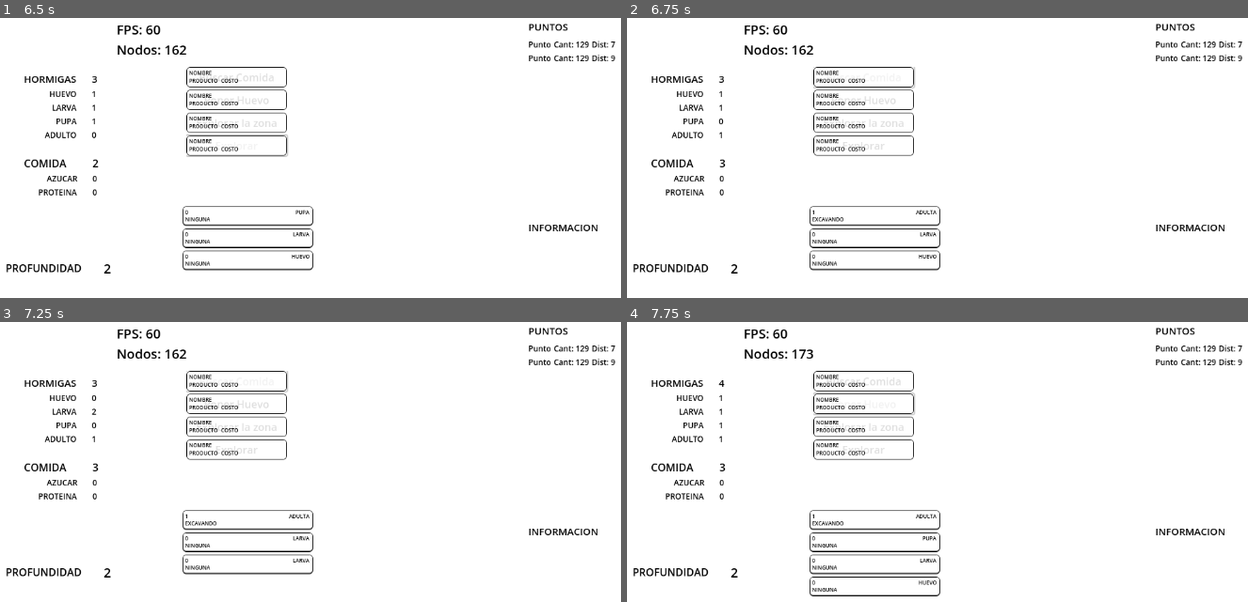
Above: before the commit, frames 1-4 (two rows, left to right).
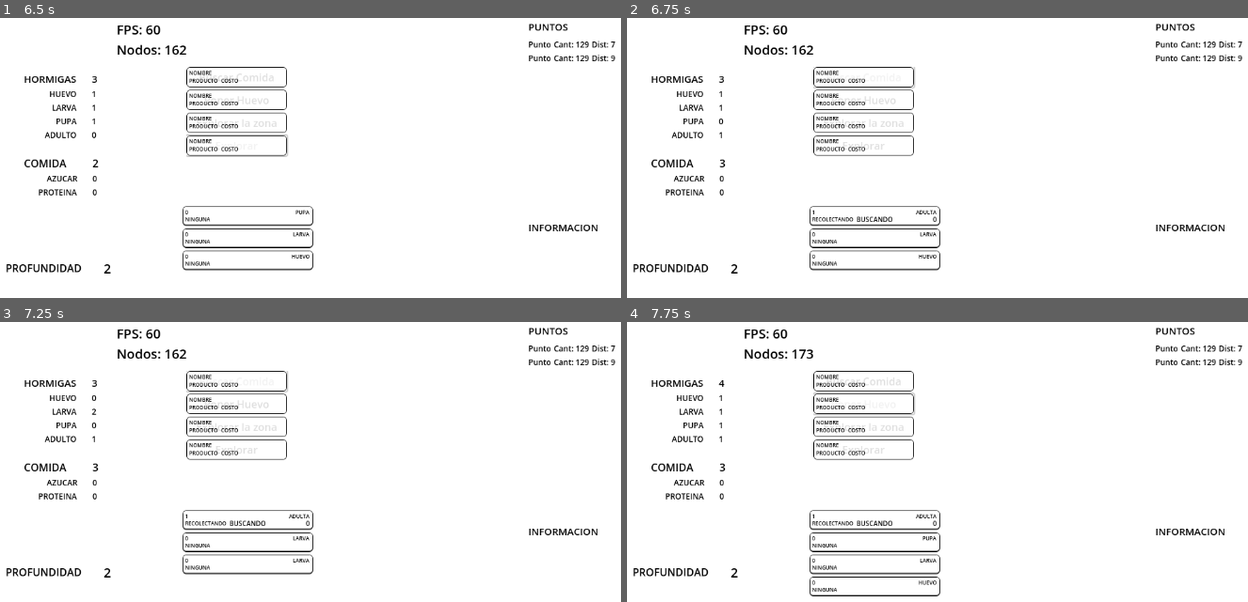
Above: after the commit, the same moments.

Repository: Abiel-z/idle_ants
Game: Godot game, scene res://tscn/base.tscn
The game is run twice, just before and just after one commit, with the same random seed, the same clock (stepped at 60 frames per second) and the same inputs.
Inputs:
- Up to frame 1 (6.5 s): click "Buscar Comida" at 0.5 s; click "Poner Huevo" at 1.25 s; click "Explorar la zona" at 2 s; click "Explorar" at 2.75 s; click "Buscar Comida" at 3.5 s; click "Poner Huevo" at 4.25 s; click "Explorar la zona" at 5 s; click "Explorar" at 5.75 s
- Up to frame 2 (6.75 s): click "Buscar Comida" at 6.5 s
- Up to frame 3 (7.25 s): no input
- Up to frame 4 (7.75 s): click "Poner Huevo" at 7.25 s

Frame 1 is identical in both runs. In frame 2, 0.2% of the frame differs, in the area x 30-50%, y 70-73%; in frame 3, 0.2%; in frame 4, 0.2%.

Commit message:
export web

Diff:
--- a/gd/hormiga.gd
+++ b/gd/hormiga.gd
@@ -38,7 +38,7 @@
 var salud := 100.0
 
 var consumo_por_tick := 0.1
-var mordisco_por_tick := 1
+var mordisco_por_tick := 0.5
 var hambre_max := 10.0
 
 var en_exterior := false
@@ -144,11 +144,11 @@
 	if hambre < 5 and not en_exterior:
 		iniciar_comer()
 		return
-	if randf() < 0.9:
+	if randf() < 0.05:
 		if get_salas_por_construir() != null:
 			iniciar_excavacion()
 			return
-	if randf() < 0.05:
+	if randf() < 0.10:
 		iniciar_exploracion()
 		return
 	var punto = ControllerForrajeo.obtener_punto()
Not shown, added: export_presets.cfg
Not shown, added: export/index.apple-touch-icon.png
Not shown, added: export/index.audio.worklet.js
Not shown, added: export/index.html
Not shown, added: export/index.icon.png
Not shown, added: export/index.js
Not shown, added: export/index.pck
Not shown, added: export/index.png
Not shown, added: export/index.wasm
Not shown, added: export/index.worker.js
